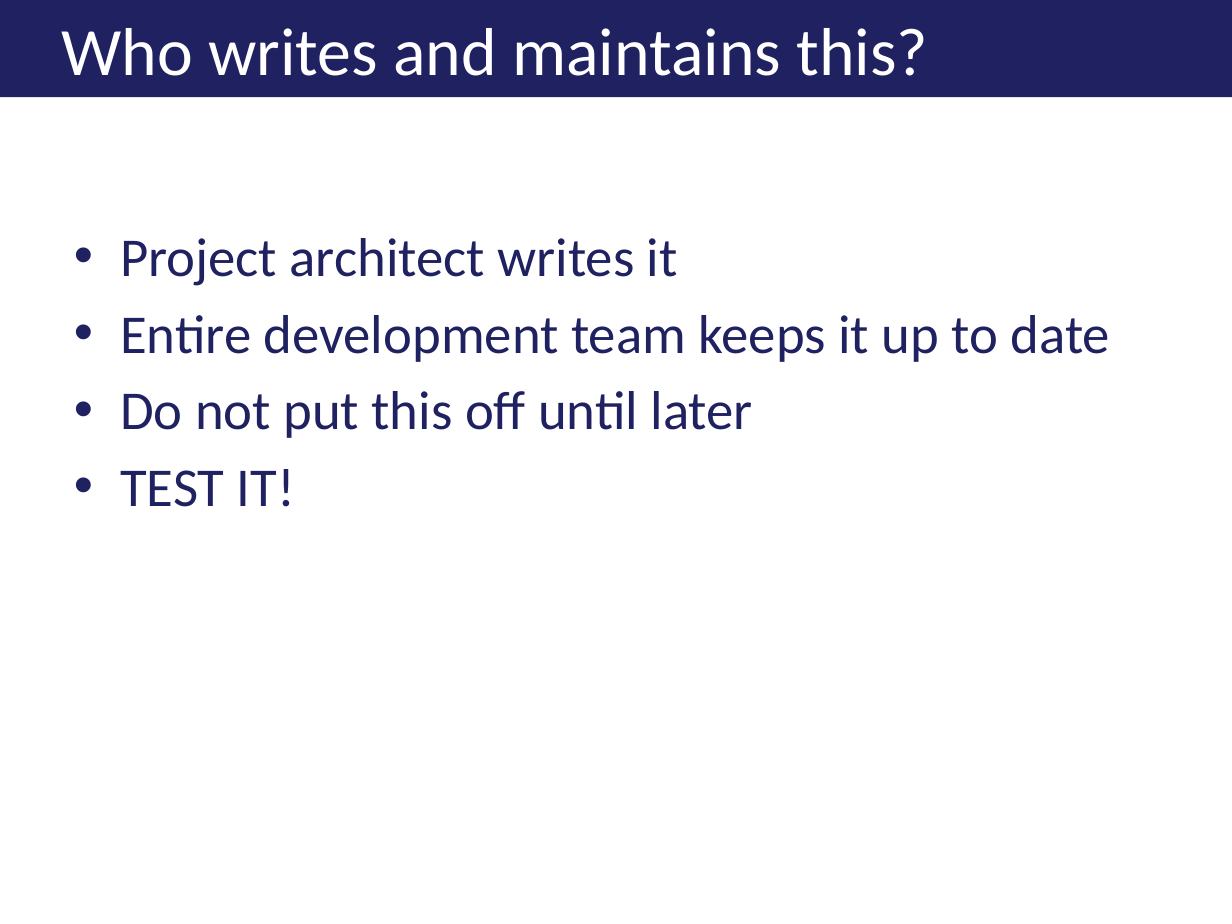
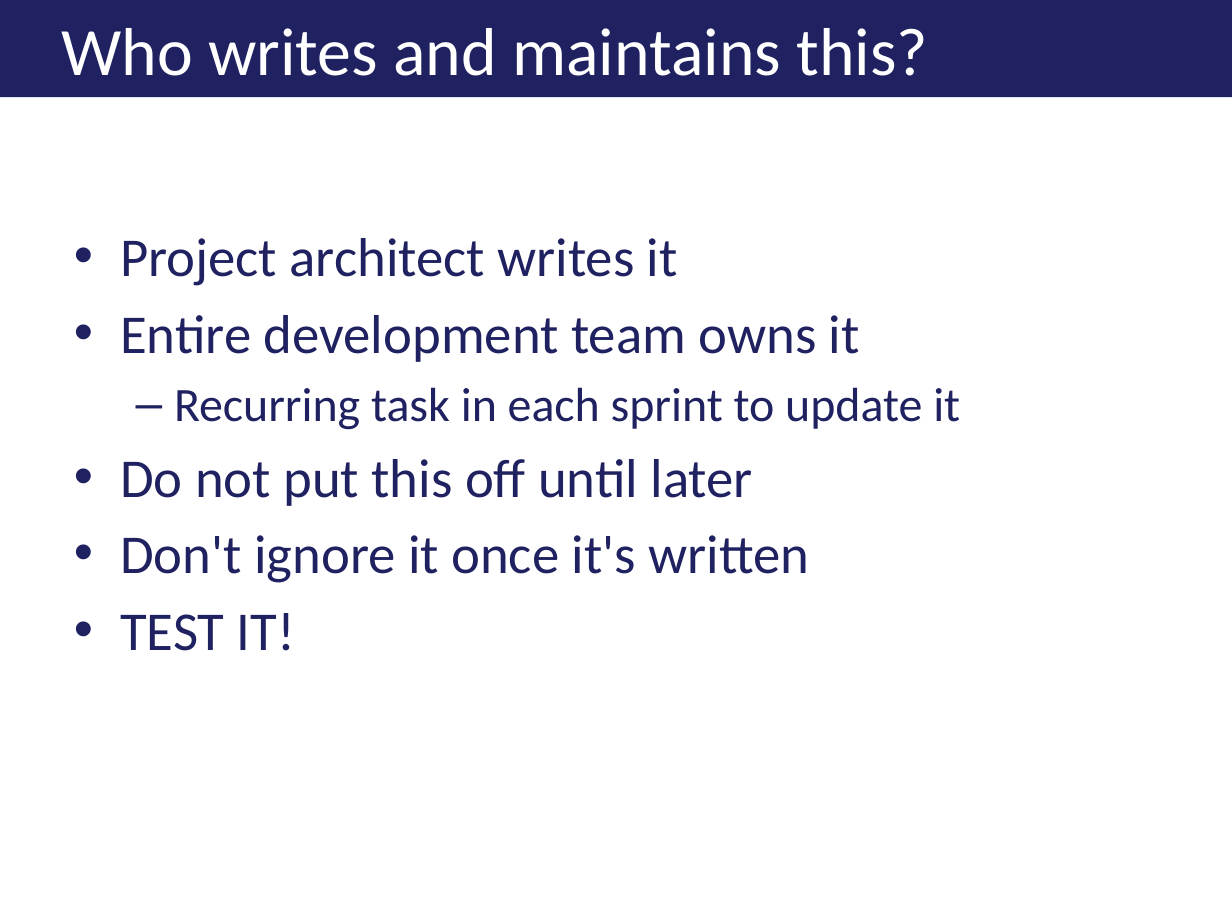
Before and after one commit to jkwuc89/Presentations, a slide deck: slide 12 of Effectively Documenting your Development Project.pptx. Drawn at 1232x924 pixels with LibreOffice and Linux fonts; fonts in the diff are those of the drawing; background and template pictures are left out. Boxes give left, top, right and bottom in pixels: in the first picture for what was removed or moved away, otherwise in the second. Text is boxed around its words. In the diff, an @@ line names an element or a change of style, - is before the commit and + after.

```diff
--- a/Effectively Documenting your Development Project.pptx
+++ b/Effectively Documenting your Development Project.pptx
@@ text at (120,315,960,430): text changed; size 32 to 28 pt @@
-• Entire development team keeps it up to date
+• Entire development team owns it
+  – Recurring task in each sprint to update it
@@ text at (120,535,809,583): paragraph added @@
+• Don't ignore it once it's written
```
Also in this commit, not shown: 6 other slides changed, 1 slide added, 1 other file.
